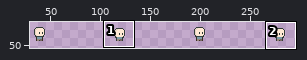
Sprite sheet: Assets/_YBH/Textures/idle.png. The picture above shows the old version from afar; the outline marks the close-up.
Close-up. Earlier state:
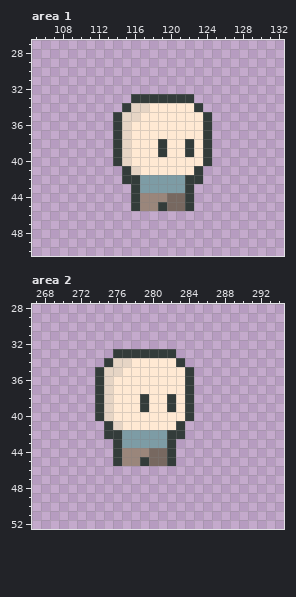
The file is 320x80 pixels. Shown: area 1: x 105..132, y 27..50; area 2: x 267..294, y 28..52. The wide view leaves out empty margins. The commit also changed other parts of the picture, which this record leaves out.
Once edited:
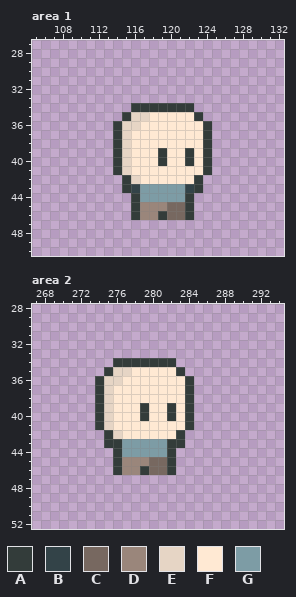
Palette (. is transparent): A #333c3a  B #334348  C #776860  D #9a867b  E #e6d5c5  F #ffe9d3  G #7d9ca5
Change:
Area 1:
y 33: x 116..122 AAAAAAA -> .......
y 34: x 115..123 AEEFFFFFA -> .AAAAAAA.
y 35: x 114..115 AE -> .A; x 117 F -> E; x 123..124 FA -> A.
y 36: x 116 F -> E
y 38: x 119 A -> F; x 122 A -> F
y 40: x 119 F -> A; x 122 F -> A
y 41: x 114..116 .AE -> AEF; x 123..124 A. -> FA
y 42: x 116..122 AGGGGGA -> EFFFFFF
y 43: x 115..116 .A -> AB; x 122..123 A. -> BA
y 44: x 117..121 DDDCC -> GGGGG
y 45: x 119 A -> D
y 46: x 116..122 ....... -> ADDACCA
Area 2:
y 33: x 276..282 AAAAAAA -> .......
y 34: x 275..283 AEEFFFFFA -> .AAAAAAA.
y 35: x 274..275 AE -> .A; x 277 F -> E; x 283..284 FA -> A.
y 36: x 276 F -> E
y 38: x 279 A -> F; x 282 A -> F
y 40: x 279 F -> A; x 282 F -> A
y 41: x 274..276 .AE -> AEF; x 283..284 A. -> FA
y 42: x 276..282 AGGGGGA -> EFFFFFF
y 43: x 275 . -> A; x 283 . -> A
y 44: x 277..281 DDDCC -> GGGGG
y 45: x 279 A -> D
y 46: x 276..282 ....... -> ADDACCA
Boxes around the changes in both close-ups, in picture pixels (x1, y1, x2, y2):
changed: (113, 94, 212, 220)
changed: (95, 349, 194, 475)
